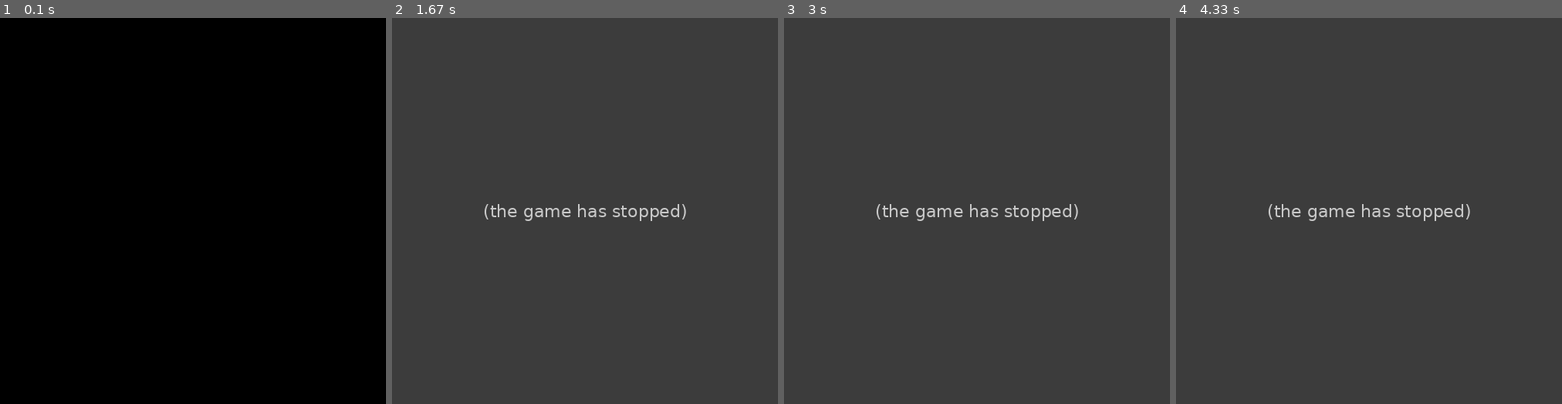
Above: before the commit, frames 1-4 (left to right).
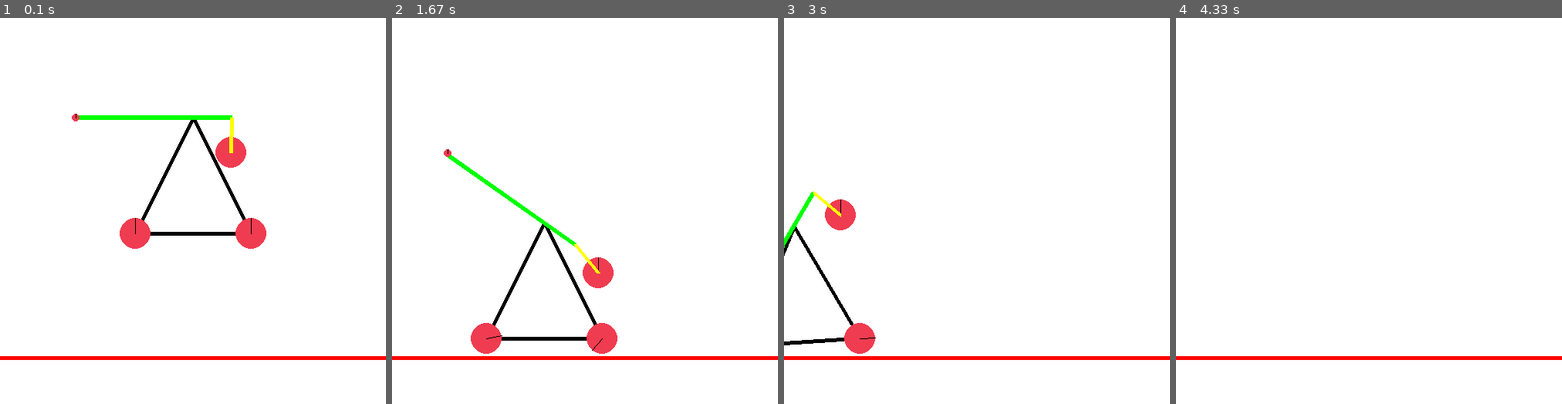
Above: after the commit, the same moments.

Repository: felixk321/pygame_sandbox
Game: pygame game, started from main.py
Two runs of this game, one before a commit and one after it. Both use one fixed random seed, a clock stepped at 60 frames per second and the inputs below.
Inputs:
- Up to frame 1 (0.1 s): no input
- Up to frame 2 (1.67 s): hold Left 0.33-0.87 s; hold Left 0.9-1.3 s; hold A 0.9-1.3 s; hold Left from 1.33 s (still down); hold A from 1.33 s (still down)
- Up to frame 3 (3 s): release Left at 1.8 s; release A at 1.8 s; hold Left 1.83-2.37 s; hold A 1.83-2.37 s; hold Left 2.4-2.8 s; hold A 2.4-2.8 s
- Up to frame 4 (4.33 s): no input

The runs differ from the first frame. In frame 1, 99% of the frame differs, in the area x 0-100%, y 0-100%; in frame 2, 100%; in frame 3, 100%; in frame 4, 100%.
Error before the commit: NameError: name 'self' is not defined (main.py line 38); the game stopped at 0.33 s (later frames are placeholders)

Commit message:
modified main.py

Diff:
--- a/main.py
+++ b/main.py
@@ -1,39 +1,33 @@
 import pygame
 from pygame.surface import Surface
 import pymunk
-from typing import Tuple, List
+from typing import Tuple, List, Type
 from random import randint
 from components.floor import Segment
 from utils import convert
 from components.catapult import Catapult
-pygame.init()
-
-display = pygame.display.set_mode((500,500))
-clock = pygame.time.Clock()
-h = display.get_height()
-
-bullets = []
+from scenes.abstract import BaseScene
+from scenes.catapult_scene import CatapultScene
 
 space = pymunk.Space()
 space.gravity = (0,-1000)
 
-
-
-
-
-catapult = Catapult(250,300,75,space)
-
-line = Segment((0,100),(500,100),5,space)
-
-
-
-
-while True:
-    for event in pygame.event.get():
-        if event.type == pygame.QUIT:
-            pygame.quit()
-            exit()
-        if event.type == pygame.KEYDOWN:
+class Game:
+    def __init__(self) -> None:
+        self.scene = None
+        pygame.init()
+        self.display = pygame.display.set_mode((500,500))
+        self.scene = None
+        self.clock = pygame.time.Clock()
+    def run(self) ->None:
+        while True:
+            for event in pygame.event.get():
+                if event.type == pygame.QUIT:
+                    pygame.quit()
+                    exit()
+                self.scene.handle_event(event)
+            pk = pygame.key.get_pressed()
+            self.scene.handle_pressed_keys(pk)
 
             self.scene.update()
 
